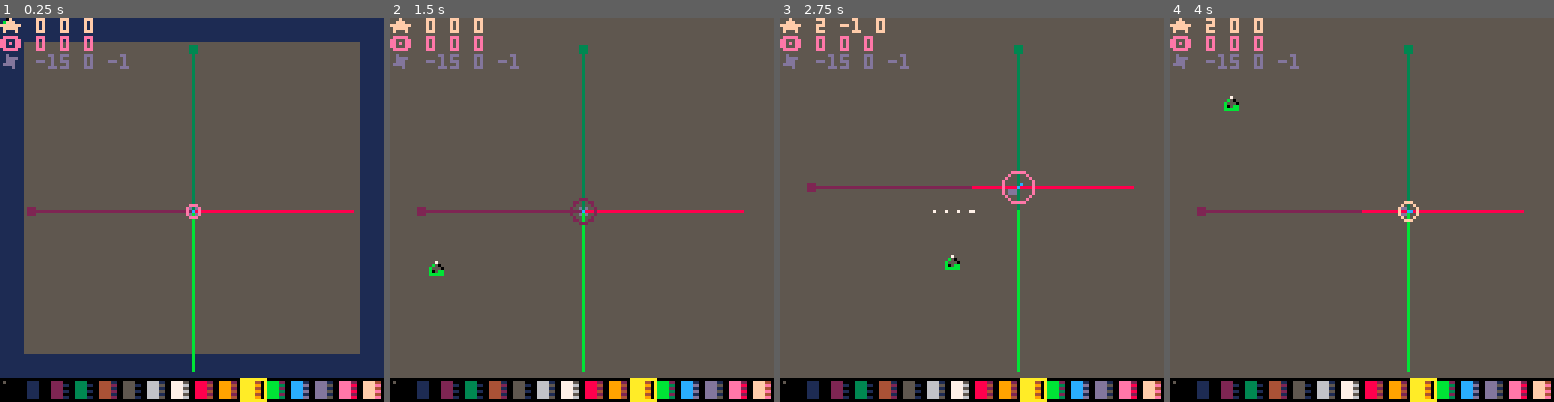
Above: before the commit, frames 1-4 (left to right).
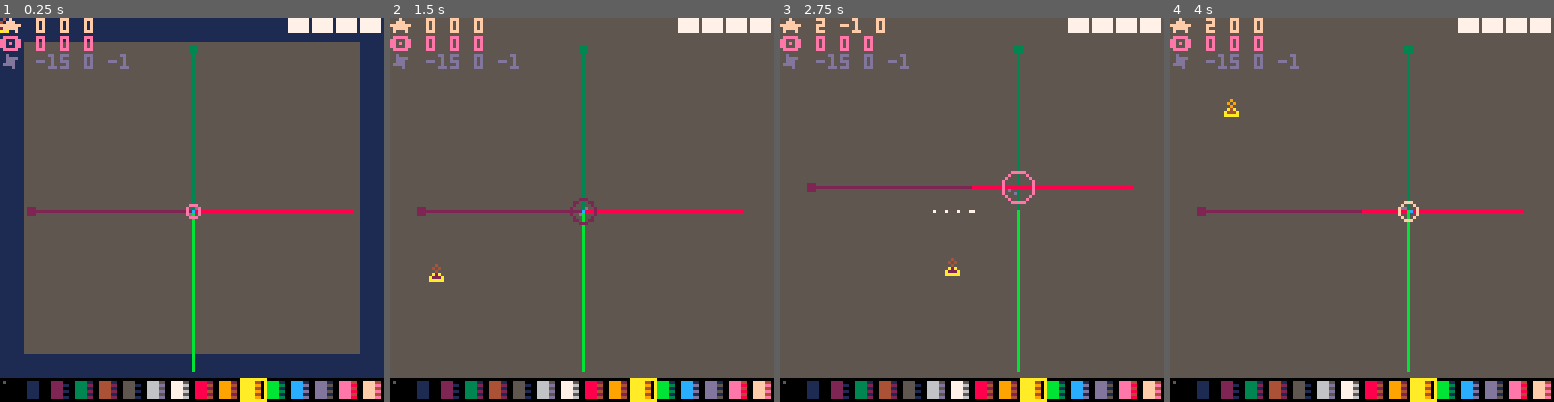
Above: after the commit, the same moments.

Repository: bitchunk/pelogen
Game: PICO-8 cartridge pelogen.p8
The game is run twice, just before and just after one commit, with the same random seed, the same clock (stepped at 60 frames per second) and the same inputs.
Inputs (mouse positions are in pixels of both pictures, inside the frame that each line leads up to):
- Up to frame 1 (0.25 s): no input
- Up to frame 2 (1.5 s): tap X (X key) at 0.33, 1.07 s; click (670, 121) at 0.67 s; tap O (Z key) at 0.7 s; click (436, 267) at 1.22 s
- Up to frame 3 (2.75 s): hold Right 1.6-2.1 s; tap O (Z key) at 1.7, 2.1, 2.5 s; click (887, 114) at 1.77 s; tap X (X key) at 1.85 s; hold Up 2.15-2.42 s; click (952, 259) at 2.32 s; hold Right from 2.47 s (still down)
- Up to frame 4 (4 s): click (1404, 106) at 2.87 s; tap O (Z key) at 2.9, 3.3, 3.7 s; tap X (X key) at 2.97 s; release Right at 3.03 s; hold Left 3.08-3.58 s; click (1465, 256) at 3.42 s; hold Down 3.63-3.97 s; click (1231, 102) at 3.97 s

The runs differ from the first frame. In frame 1, 1.1% of the frame differs, in the area x 0-100%, y 0-100%; in frame 2, 1.3%; in frame 3, 1.3%, in the area x 22-100%, y 0-100%; in frame 4, 1.3%.

Commit message:
レンダコスト削減、シェーダパレット・フィルター調整、生成予定の面を表示、頂点が描画する面の点滅表示、いろいろ点滅表示、ガイドの前後わかりやすく、

Diff:
--- a/pelogen.p8
+++ b/pelogen.p8
@@ -404,7 +404,7 @@
 -->8
 --pelogen lowpoly editor
 --@shiftalow/bitchunk
---ver 0.2.2
+--ver 0.2.3
 function _init()
 menuitem(1,'play',function(v,i)
 
@@ -451,12 +451,12 @@
 prsp=4
 xyz=htbl[[x y z]]
 rada=htbl[[{1 0 0}{0 1 0}{0 0 1}]]
-vfilti=1
+vfilti=2
 //1 face, 2 line, 4 vertex
-vfiltp=htbl[[0x7 0x1 0x2 0x4]]
-vfilt=vfiltp[1]
+vfiltp=htbl[[0x1 0x7 0x2 0x4]]
+vfilt=vfiltp[vfilti]
 --eface=true
-
+rolled=true
 sizc=htbl[[15=3; 6=1; 1=0; 0=-1; 10=1;]]
 kmap=htbl[[{-1 0} {1 0} {0 -1} {0 1}]]
 wasd=htbl[[a d w s]]
@@ -478,6 +478,13 @@
 
 genab=htbl[[x=true;y=true;z=true;]]
 gedef=htbl[[x=false;y=false;z=false;]]
+lsc=htbl'x{0x28 0x12}y{0x3b 0x13}z{0xdc 0x1d}'
+lsci={}
+tmap(lsc,function(v,i)
+tmap(v,function(v)
+lsci[v]=i
+end)
+end)
 
 rfpt={}
 rfp=tmap(split('8 9 10 11 12 13 14 15'),function(i)
@@ -514,7 +521,25 @@
 scsize=128
 
 tliw=0
-
+llcnt=0
+llpat=htbl[[
+{0 3 ████}
+{0 2 ░███}
+{0 1 ░░██}
+{0 0 ░░░█}
+{3 3 █░░░}
+{2 3 ██░░}
+{1 3 ███░}
+{1 2 ░██░}
+]]
+lfrom,lto,lltxt=unpack(llpat[llcnt+1])
+--{2 2 ░░█░}
+--{1 1 ░█░░}
+--{0 0 █░░░}
+--{0 1 ██░░}
+--{1 2 ░██░}
+--llen=4
+--llst=0
 --ffnc=rectfill
 textured=nil
 txrx=16
@@ -599,13 +624,13 @@
 rfpt,rfp=rfp,rfpt
 pal()
 
+--base params
 local msk=0xffff
 local qv=vradq({orot.x,orot.y,orot.z},1/128)
 --local qv=vradq({rview.x,rview.y,rview.z,orot.x,orot.y,orot.z},1/128)
 local zr=8*64+prsp
 local wz=view.z+prsp
---local zr=64/wz
-//(8*64+prsp)/(view.z-z+prsp)*y+view.y
+
 --**draw glid**
 fillp(0xcc33.8)
 --clickp={x={},y={},z={}}
@@ -616,7 +641,7 @@
 local x=0
 local y=genab.z and opos.y or i
 local z=genab.z and i-opos.y+opos.z or opos.z
-line3(7+x,y,z,minpos+x,y,z,qv,c)
+--line(unpack({line3(7+x,y,z,minpos+x,y,z,qv,c)},5))
 end
 end
 if genab.y then
@@ -624,7 +649,7 @@
 local x=genab.z and opos.x or i
 local y=0
 local z=genab.z and i-opos.x+opos.z or opos.z
-line3(x,7+y,z,x,minpos+y,z,qv,c)
+--line(unpack({line3(x,7+y,z,x,minpos+y,z,qv,c)},5))
 end
 end
 if genab.z then
@@ -633,33 +658,25 @@
 local x=genab.x and i or opos.x
 local y=genab.y and i or opos.y
 local z=genab.x and 0 or 0
-line3(x,y,7+z,x,y,minpos+z,qv,c)
-end
-end
-
-fillp(not genab.x and msk)
---local l1={line3(7,opos.y,opos.z,minpos,opos.y,opos.z,qv,0x28)}
-local lx1={line3(7,opos.y,opos.z,0,opos.y,opos.z,qv,0x28)}
-local lx2={line3(minpos,opos.y,opos.z,0,opos.y,opos.z,qv,0x12)}
-fillp(not genab.y and msk)
---local l2={line3(opos.x,7,opos.z,opos.x,minpos,opos.z,qv,0x3b)}
-local ly1={line3(opos.x,7,opos.z,opos.x,0,opos.z,qv,0x3b)}
-local ly2={line3(opos.x,minpos,opos.z,opos.x,0,opos.z,qv,0x13)}
-fillp(not genab.z and msk)
---local l3={line3(opos.x,opos.y,7,opos.x,opos.y,minpos,qv,0x1c)}
-local lz1={line3(opos.x,opos.y,7,opos.x,opos.y,0,qv,0xdc)}
-local lz2={line3(opos.x,opos.y,minpos,opos.x,opos.y,0,qv,0x1d)}
-fillp()
---local lo={line3(opos.x,opos.y,opos.z,opos.x,opos.y,opos.z,qv,0x100)}
+--line(unpack({line3(x,y,7+z,x,y,minpos+z,qv,c)},5))
+end
+end
+
+local lx1={line3(7,opos.y,opos.z,0,opos.y,opos.z,qv,lsc.x[1])}
+local lx2={line3(minpos,opos.y,opos.z,0,opos.y,opos.z,qv,lsc.x[2])}
+local ly1={line3(opos.x,7,opos.z,opos.x,0,opos.z,qv,lsc.y[1])}
+local ly2={line3(opos.x,minpos,opos.z,opos.x,0,opos.z,qv,lsc.y[2])}
+local lz1={line3(opos.x,opos.y,7,opos.x,opos.y,0,qv,lsc.z[1])}
+local lz2={line3(opos.x,opos.y,minpos,opos.x,opos.y,0,qv,lsc.z[2])}
 local lo={line3(0,0,0,0,0,0,qv,0x100)}
-
 local x1,y1,z1=lpos.x+64,lpos.y+64,lpos.z
 
+local cuv=min(#vtxs,vtxsl)
 --**line draw mode*
 --local vs,vt=objdraw({vt=vtxs})
 local vs,vt=objrot({vt=vtxs})
 local pv={{x1,y1,z1,7},lo,lx2,ly2,lz2,lx1,ly1,lz1}
-local filv={}
+local filv,ctri={},{}
 cvtxs={}
 cvtx=0
 --stop()
@@ -669,6 +686,7 @@
  and cat(pv,vs)
  or {}
 -- cursor(0,40)
+local tcol,tcol2=toc(time()*20,4)%4*4,toc(time()*20,4)%2*4
 tmap(pv,function(v,i)
 v.s=v[3]
 end)
@@ -693,27 +711,35 @@
 add(cvtxs,v)
 if inrng(v.i,vtxsl,vtxsl+vtxsll) then
 --circfill(x1,y1,2,v.i==vtxsl and lshr(lpal[v[4]],toc(time()*20,4)%4*4) or 11)
-add(filv,{x1,y1,2,lshr(lpal[v.i==vtxsl and v[4] or v[4]],toc(time()*20,4)%4*4) or 11})
-end
-if v.i==#vtxs and #vtxs>1 then
-local p=vt[v.i-1]
-local z2=zr/(view.z-p[3]+prsp)
-line(x1,y1,p[1]*z2+view.x,p[2]*z2+view.y,
-(v.i<3 or v.i%2==0) and 11 or 12)
-end
+add(filv,{x1,y1,2,lshr(lpal[v.i==vtxsl and v[4] or v[4]],tcol) or 11})
+end
+--if v.i==#vtxs and #vtxs>1 then
+--local p=vt[v.i-1]
+--local z2=zr/(view.z-p[3]+prsp)
+--line(x1,y1,p[1]*z2+view.x,p[2]*z2+view.y,
+--(v.i<3 or v.i%2==0) and 11 or 12)
+--end
 if bmch(4,vfilt,1) then
-circ(x1,y1,2,v.t and 12 or lshr(lpal[v[4]],toc(time()*20,4)%2*4))
-end
-elseif #v>8 then
+circ(x1,y1,2,v.t and 12 or lshr(lpal[v[4]],tcol2))
+end
+if cuv==v.i and vtxsll==0 and vtxsl>#vtxs then
+ctri=vtxsl&1==0
+ and {v,vt[v.i-1]}
+  or {vt[v.i-1],v}
+end
+elseif vfilt~=0x1 and #v>8 then
+if genab[lsci[v[4]]] then
 fillp()
---axis pin
---if bmch(vfilt,2) then
+else
+fillp(0x36c9.8)
+end
 line(unpack(v,5))
 --end
 if v[4]<0x20 then
 rectfill(v[5]-1,v[6]-1,v[5]+1,v[6]+1,v[4])
 end
-elseif v[4]==7 then
+fillp()
+elseif vfilt~=0x1 and v[4]==7 then
 --lightsource?
 fillp(0xebeb.8)
 line(v[1],v[2],64,64,0x7)
@@ -722,6 +748,7 @@
 end
 --pre=v
 end)
+fillp()
 tmap(filv,function(v)
 local x,y,r,c=unpack(v)
 circfill(x,y,r,c)
@@ -731,8 +758,33 @@
 pfnc=circ
 
 local q,vx,vy,vz=vrolq({0,opos.x,opos.y,opos.z},qv)
-local z1=zr/(view.z-vz+prsp)
-circ(vx*z1+view.x,vy*z1+view.y,sin(time())*2+4,lshr(lpal[15],toc(time()*20,4)%4*4))
+local zr=zr/(view.z-vz+prsp)
+
+if not ctri[3] then
+add(ctri,{vx,vy,vz,vcol},1)
+end
+if vfilt~=0x1 then
+if bmch(2,vfilt,1) and ctri[3] then
+--local c=min(#vtxs,vtxsl)
+--local p1,p2,p3={vx,vy,vz}
+--,vtxs[c]
+--,vtxs[c-1]
+--vdmp(ctri)
+local v1,v2,v3=unpack(ctri)
+local x1,y1,z1=unpack(v1)
+local x2,y2,z2=unpack(v2)
+local x3,y3,z3=unpack(v3)
+color((x2-x1)*(y3-y1)-(x3-x1)*(y2-y1)<0 and v1[4] or lshr(lpal[v1[4]],8))
+fillp(((0x36c9<<>time()*8)&0xffff)+0x.8)
+--fillp(0x1248.8)
+line(v3[1]*zr+view.x,v3[2]*zr+view.y,v1[1]*zr+view.x,v1[2]*zr+view.y)
+tmap(ctri,function(v)
+line(v[1]*zr+view.x,v[2]*zr+view.y)
+end)
+end
+fillp()
+circ(vx*zr+view.x,vy*zr+view.y,sin(time())*2+4,lshr(lpal[15],tcol))
+end
 rectfill(0,120,127,127,0)
 for x=0,15 do
 fillp()
@@ -745,13 +797,15 @@
 pal(7,vcol)
 rect(vcol*8,120,vcol*8+8,127,lpal[vcol])
 pal()
-local c=band(lpal[vcol],0xf)
---eachpal('56dbc8$',(#vtxs<3 or vtxsl%2==1) and 'b0bb0'..c or '0cc0c'..c)
-pal(mkpal('56dbc8$',(#vtxs<3 or vtxsl%2==1) and 'b0bb0'..c or '0cc0c'..c))
-spr(spid,mo.x-3,mo.y-3)
+--local c=band(lpal[vcol],0xf)
+--pal(mkpal('56dbc8$',(#vtxs<3 or vtxsl%2==1) and 'b0bb0'..c or '0cc0c'..c))
+pal(15,lshr(lpal[vcol],tcol2+4))
+pal(7,lshr(lpal[vcol],tcol2+8))
+pal(14,lpal[vcol])
+spr(spid,mo.x-3,mo.y-2)
 local v=vtxs[vtxsl] or vtxs[vtxsl-1]
 if v then
-outline(v.i,join({mo.x,mo.y+5,5,7},' '))
+outline(v.i,join({mo.x,mo.y+5,14,15},' '))
 end
 pal()
 
@@ -765,7 +819,7 @@
 dbg('✽ '..join({lpos.x,lpos.y,lpos.z},' '))
 --dbg('o:'..join({orot.x,orot.y,orot.z},' '))
 --dbg(stat(1))
-
+?lltxt,96,0,7
 
 end
 function edt_k(o)
@@ -775,7 +829,8 @@
 ,cos(orot.x%rothlf/rothlf)>0
 --=inrng(sgn(orot.x)*orot.x%64,-16,16)
 --,inrng(sgn(orot.y)*orot.y%64,-16,16)
-genab.x=x and 1 or not y and -1
+--genab.x=x and 1 or not y and -1
+genab.x=x or not y
 genab.y=y or not x and y
 genab.z=not(genab.y and genab.x)
 if keystate.x or keystate.c or keystate.z then
@@ -999,10 +1054,9 @@
 --	v.p=vtxs[v.i-1]
 	end)
 end
-if mo.mdb then
-cpals=(cpals+1)%3
---cpalid=cpalid==16 and 17 or 16
-lpal_i(cpalid+cpals)
+--cpals=(cpals+1)%3
+--lpal_i(cpalid+cpals)
+
 end
 
 end
@@ -1084,6 +1138,7 @@
 if mo.r and chold then
 
 --**rotate view**
+rolled=true
 spid=2
 dragstart(orot)
 dragstart(rview)
@@ -1195,10 +1250,17 @@
 end
 
 if keytrg["\t"] then
+vfilti=vfilti%#vfiltp+1
 vfilt=vfiltp[vfilti]
-vfilti=vfilti%#vfiltp+1
 --eface=not eface
 end
+if mo.mdb then
+if keystate[' '] then
+llcnt=llcnt+#llpat-1&0x7
+else
+llcnt=llcnt+1&0x7
+end
+lfrom,lto,lltxt=unpack(llpat[llcnt+1])
 
 --obj.rt=orot
 --obj.vt=vtxs
@@ -1207,16 +1269,19 @@
 function sc_d(o)
 cls(bgcol)
 orot.y+=0.5
-objdraw(objrot({vt=btmr}))
+objdraw(objrot({vt=vtxs}))
+--?lltxt,96,0,7
 end
 function sc_k(o)
 if o.fst then
 oscl.w=1
 oscl.h=1
 end
-
-oscl.w=1+(mo.x-mo.sx)/128*8
-oscl.h=1+(mo.y-mo.sy)/128*8
+--oscl.w=8
+--oscl.h=8
+
+--oscl.w=1+(mo.x-mo.sx)/128*8
+--oscl.h=1+(mo.y-mo.sy)/128*8
 
 if not keystate.█ then
 tmap(kmap,function(v,i)
@@ -1408,7 +1473,9 @@
 --dbg(stat(1))
 isdebug=true
 --dbg(bmch(vfilt,3,1))
---dbg(vfilt)
+--dbg(vtxsl)
+--dbg(vcol)
+--dbg(llcnt)
 dbg_print()
 end
 
@@ -1655,7 +1722,8 @@
 --return tmap(cat(v,{rview.x,rview.y,rview.z}),function(a,i)
 return tmap(v,function(a,i)
 i=(i-1)%3+1
-return radq(a*s,{normalize(rada[i],1)})
+return radq(a*s,normalize(rada[i][1],rada[i][2],rada[i][3]))
+--return radq(a*s,{normalize(rada[i],1)})
 end)
 
 end
@@ -1781,9 +1849,9 @@
 function rolq(r1,r2,r3,r4,q1,q2,q3,q4)
 return qprd(r1,-r2,-r3,-r4,qprd(q1,q2,q3,q4,r1,r2,r3,r4))
 end
-function rtfp(r)
-return rfp[mid(1,8,flr(r*100)-8)]
-end
+--function rtfp(r)
+--return rfp[mid(1,8,flr(r*100)-8)]
+--end
 function light(c,r)
 local s=mid(r*3,0,3)
 return band(lshr(c,flr(s)*4),0xff),rfp[mid(1,8,flr(band(s,0x.ffff)*7)+1)]
@@ -1971,28 +2039,30 @@
 function rolq(r1,r2,r3,r4,q1,q2,q3,q4)
 return qprd(r1,-r2,-r3,-r4,qprd(q1,q2,q3,q4,r1,r2,r3,r4))
 end
-function rtfp(r)
-return rfp[mid(1,8,flr(r*100)-8)]
-end
+--function rtfp(r)
+--return rfp[mid(1,8,flr(r*100)-8)]
+--end
 function light(c,r)
-local s=mid(r*3,0,3)
-return band(lshr(c,flr(s)*4),0xff),rfp[mid(1,8,flr(band(s,0x.ffff)*7)+1)]
-end
-
-
-
+local s=mid(r*4,lfrom,lto)
+return c>>>flr(s)*4&0xff,rfp[mid(1,8,flr((s&0x.ffff)*7)+1)]
+--return band(lshr(c,flr(s)*4),0xff),rfp[mid(1,8,flr(band(s,0x.ffff)*7)+1)]
+end
 
 function dot(v1,v2)
 	return v1[1]*v2[1]+v1[2]*v2[2]+v1[3]*v2[3]
 end
 
 function cross(v1,v2)
-return {v1[2]*v2[3]-v1[3]*v2[2],v1[3]*v2[1]-v1[1]*v2[3],v1[1]*v2[2]-v1[2]*v2[1]}
-end
-
-function normalize(v,s)
-local l=s/sqrt(v[1]*v[1]+v[2]*v[2]+v[3]*v[3])
-return v[1]*l,v[2]*l,v[3]*l
+return v1[2]*v2[3]-v1[3]*v2[2],v1[3]*v2[1]-v1[1]*v2[3],v1[1]*v2[2]-v1[2]*v2[1]
+end
+--
+--function normalize(v,s)
+--local l=s/sqrt(v[1]*v[1]+v[2]*v[2]+v[3]*v[3])
+--return {v[1]*l,v[2]*l,v[3]*l}
+--end
+function normalize(x,y,z)
+local l=1/sqrt(x*x+y*y+z*z)
+return {x*l,y*l,z*l}
 end
 
 --function cull(x1,y1,x2,y2,x3,y3,i)
@@ -2027,62 +2097,90 @@
 end
 --function objdraw(o)
 function objdraw(vs,vt)
-tmap(vs,function(v,i)
+tmap(rolled and vs or {},function(v,i)
 v.s=i>2 and v[3]+vs[i-1][3]+vs[i-2][3] or v[3]
 --v.s=v[3]
 end)
 quicksort(vs,1,#vs)
-tmap(vs,function(v,i)
+--local lp={normalize({lpos.x,lpos.y,lpos.z},1)}
+--local lp={normalize({lpos.x,lpos.y,lpos.z},1)}
+local lp=normalize(lpos.x,lpos.y,lpos.z)
+local sl=vtxsl
+local zr=1
+local vi,pr,pl=view,prsp,lpal
+local tcol=toc(time()*20,4)%4*4
+--local tcol2=toc(time()*20,4)%2*4
+--stop(join({lp,lp2,lp3},' '))
+--tmap(vs,function(v,i)
+--for i,v in pairs(vs) do
+for i=1,#vs do
+v=vs[i]
 if v.i>2 then
-local c=v[4]
-if band(v.i,1)==1 then
-v1,v2,v3=vt[v.i-2],vt[v.i-1],v
-else
-v1,v2,v3=v,vt[v.i-1],vt[v.i-2]
-end
-local l={lpos.x,lpos.y,lpos.z}
+--local c=v[4]
+local v1,v2,v3=v,vt[v.i-1],vt[v.i-2]
+if v.i&1==1 then
+v1,v3=v3,v1
+--v1,v2,v3=vt[v.i-2],vt[v.i-1],v
+end
+--vdmp(pl)
 local x1,y1,z1=v1[1],v1[2],v1[3]
 local x2,y2,z2=v2[1],v2[2],v2[3]
 local x3,y3,z3=v3[1],v3[2],v3[3]
-local c,fp=light(
-lpal[c]
-,dot
-({normalize(l,1)}
-,{normalize(cross({normalize({x1-x3,y1-y3,z1-z3},1)},{normalize({x2-x3,y2-y3,z2-z3},1)}),1)}
+local c,fp
+if sl==v.i then
+c,fp=unpack({pl[v[4]]>>>tcol,0})
+else
+c,fp=light(
+pl[v[4]]
+,dot(
+lp
+,normalize(cross(
+normalize(x1-x3,y1-y3,z1-z3)
+,normalize(x2-x3,y2-y3,z2-z3)
 ))
-
-local cull=((x2-x1)*(y3-y1)-(x3-x1)*(y2-y1)<0 and culr or bnot(culr))>0
-if not cull then
-return
-end
+))
+end
+--local c,fp=unpack({v[4],0})
+
+--,{normalize(
+--cross(
+--{normalize({x1-x3,y1-y3,z1-z3},1)}
+--,{normalize({x2-x3,y2-y3,z2-z3},1)}
+--),1)}
+--))
+
+--local cull=((x2-x1)*(y3-y1)-(x3-x1)*(y2-y1)<0 and culr or ~culr)>0
+local cull=(x2-x1)*(y3-y1)-(x3-x1)*(y2-y1)<0
+if cull then
 if fp then
-zr=8*64+prsp
+zr=8*64+pr
 local z1,z2,z3
-=zr/(view.z-z1+prsp)
-,zr/(view.z-z2+prsp)
-,zr/(view.z-z3+prsp)
+=zr/(vi.z-z1+pr)
+,zr/(vi.z-z2+pr)
+,zr/(vi.z-z3+pr)
 if bmch(vfilt,1) then
 pelogen_tri
-(x1*z1+view.x
-,y1*z1+view.y
-,x2*z2+view.x
-,y2*z2+view.y
-,x3*z3+view.x
-,y3*z3+view.y
+(x1*z1+vi.x
+,y1*z1+vi.y
+,x2*z2+vi.x
+,y2*z2+vi.y
+,x3*z3+vi.x
+,y3*z3+vi.y
 ,c,fp)
 else
-line(x1*z1+view.x
-,y1*z1+view.y
-,x2*z2+view.x
-,y2*z2+view.y,c)
-line(x3*z3+view.x
-,y3*z3+view.y)
-line(x1*z1+view.x
-,y1*z1+view.y)
-end
-end
-end
-end)
+line(x1*z1+vi.x
+,y1*z1+vi.y
+,x2*z2+vi.x
+,y2*z2+vi.y,c)
+line(x3*z3+vi.x
+,y3*z3+vi.y)
+line(x1*z1+vi.x
+,y1*z1+vi.y)
+end
+end
+end
+end
+end
 
 
 end
@@ -2142,7 +2240,7 @@
 if(m>b) c,m,r,b=r,b,c,m
 local i,j,k,r=(c-l)/(m-t),(r-l)/(b-t),(r-c)/(b-m),l
 while t~=b do
-for t=flr(t),min(flr(m)-1,127) do
+for t=ceil(t),min(flr(m),127) do
 rectfill(l,t,r,t)
 r+=j
 l+=i
Not shown, changed: 24 lines of the sprite sheet (__gfx__) section of pelogen.p8
